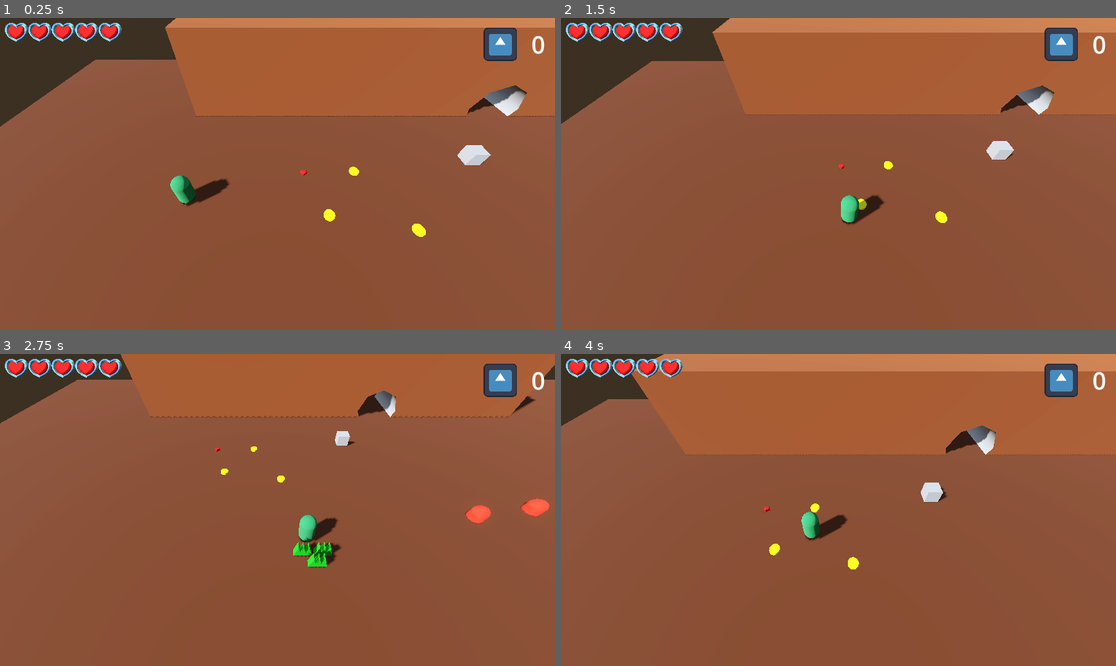
Above: before the commit, frames 1-4 (two rows, left to right).
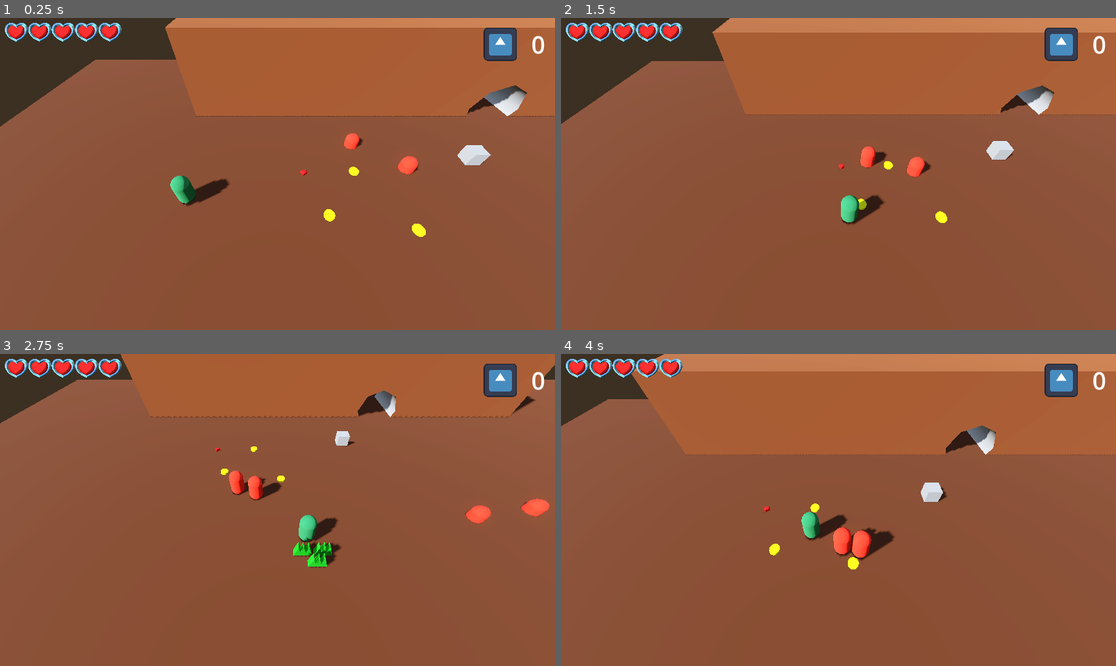
Above: after the commit, the same moments.

Repository: jeremiessigouin/zeldalike
Game: Godot game, scene res://scenes/Main/main.tscn
Two runs of this game, one before a commit and one after it. Both use one fixed random seed, a clock stepped at 60 frames per second and the inputs below. The engine's default icon, where the game draws it, is replaced by a stand-in: a white triangle on a blue panel in a dark square.
Inputs (mouse positions are in pixels of both pictures, inside the frame that each line leads up to):
- Up to frame 1 (0.25 s): no input
- Up to frame 2 (1.5 s): move the mouse to (960, 158) at 0.52 s; press the mouse at (960, 158) at 0.53 s; hold D (move_right) 0.53-1.28 s; move the mouse to (727, 189) at 1.27 s; release the mouse at (727, 189) at 1.28 s; hold S (move_down) from 1.28 s (still down); tap E (interact) at 1.35 s
- Up to frame 3 (2.75 s): move the mouse to (333, 441) at 2.02 s; release S (move_down) at 2.03 s; press the mouse at (333, 441) at 2.03 s; hold D (move_right) from 2.03 s (still down)
- Up to frame 4 (4 s): move the mouse to (810, 572) at 2.77 s; release D (move_right) at 2.78 s; release the mouse at (810, 572) at 2.78 s; hold W (move_up) 2.78-3.53 s; tap E (interact) at 2.85 s; move the mouse to (1005, 556) at 3.52 s; press the mouse at (1005, 556) at 3.53 s; hold A (move_left) from 3.53 s (still down)

The runs differ from the first frame. In frame 1, 0.3% of the frame differs, in the area x 61-76%, y 36-51%; in frame 2, 0.4%; in frame 3, 0.5%; in frame 4, 0.8%, in the area x 49-61%, y 55-67%.

Commit message:
new-feature

Diff:
--- a/scenes/Areas/Overworld_Area1.tscn
+++ b/scenes/Areas/Overworld_Area1.tscn
@@ -116,3 +116,9 @@
 [node name="CollisionShape3D" type="CollisionShape3D" parent="AreaChange/CaveLoading"]
 transform = Transform3D(1, 0, 0, 0, 1, 0, 0, 0, 1, 4.1, 2.5, -9.2)
 shape = SubResource("BoxShape3D_5ibuh")
+
+[node name="EnemyTemplate" parent="." instance=ExtResource("1_82y2s")]
+transform = Transform3D(1, 0, 0, 0, 1, 0, 0, 0, 1, -8.8, 2, -4)
+
+[node name="EnemyTemplate2" parent="." instance=ExtResource("1_82y2s")]
+transform = Transform3D(1, 0, 0, 0, 1, 0, 0, 0, 1, -5.5, 2, -1.6)
